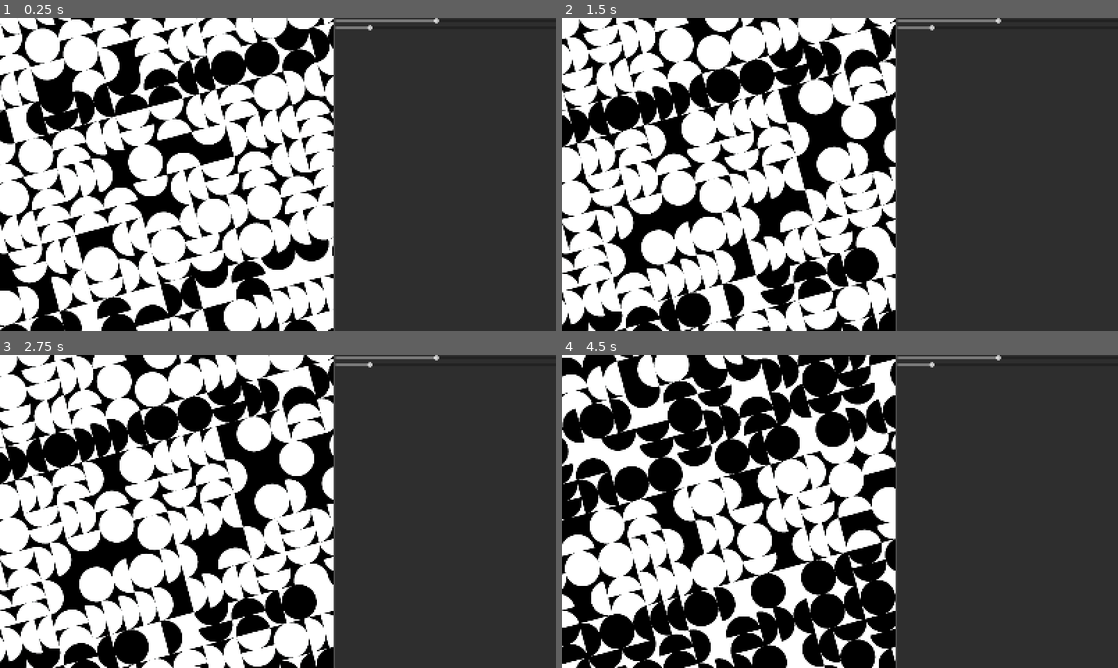
Above: before the commit, frames 1-4 (two rows, left to right).
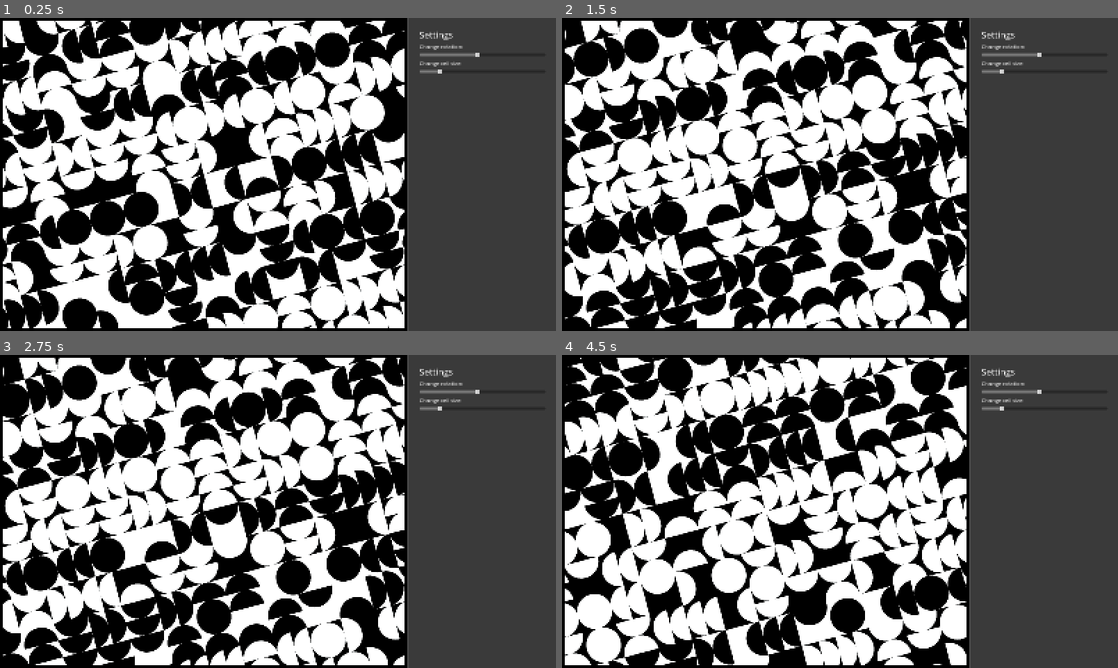
Above: after the commit, the same moments.

Repository: rio-raimundo/Sykora-painting-recreation
Game: Godot game, scene res://scenes/main-scene.tscn
Same seed, same stepped clock (60 frames per second), same inputs: the game is played once before the commit and once after it.
Inputs (mouse positions are in pixels of both pictures, inside the frame that each line leads up to):
- Up to frame 1 (0.25 s): no input
- Up to frame 2 (1.5 s): tap Enter at 0.5 s; move the mouse to (728, 174) at 0.52 s; tap P at 0.6 s; click (728, 174) at 0.67 s; tap Space at 1.25 s; move the mouse to (562, 21) at 1.27 s; tap R at 1.35 s; click (562, 21) at 1.42 s
- Up to frame 3 (2.75 s): tap Enter at 2 s; move the mouse to (11, 392) at 2.02 s; tap H at 2.1 s; click (11, 392) at 2.17 s
- Up to frame 4 (4.5 s): tap Space at 2.75, 4.25 s; move the mouse to (606, 383) at 2.77 s; tap C at 2.85 s; click (606, 383) at 2.92 s; tap Enter at 3.5 s; move the mouse to (639, 373) at 3.52 s; tap P at 3.6 s; click (639, 373) at 3.67 s; move the mouse to (673, 364) at 4.27 s; tap R at 4.35 s; click (673, 364) at 4.42 s

The runs differ from the first frame. In frame 1, 45% of the frame differs, in the area x 0-87%, y 0-100%; in frame 2, 44%; in frame 3, 44%; in frame 4, 46%.

Commit message:
Imported open sans font and customised UI sidebar

Diff:
--- a/project.godot
+++ b/project.godot
@@ -36,6 +36,10 @@
 
 project/assembly_name="MAKK-recreation"
 
+[gui]
+
+theme/custom_font="uid://gw6rcfuywk5h"
+
 [rendering]
 
 anti_aliasing/quality/msaa_2d=1
--- a/scenes/main-scene.tscn
+++ b/scenes/main-scene.tscn
@@ -1,9 +1,26 @@
-[gd_scene load_steps=4 format=3 uid="uid://df21lel0ccd5t"]
+[gd_scene load_steps=6 format=3 uid="uid://df21lel0ccd5t"]
 
 [ext_resource type="PackedScene" uid="uid://dpsrkja6epky2" path="res://scenes/grid_handler.tscn" id="1_h2w21"]
 [ext_resource type="Script" uid="uid://byv2wqs2jt0ap" path="res://scripts/main_layout.gd" id="1_prwh2"]
 
+[sub_resource type="StyleBoxFlat" id="StyleBoxFlat_prwh2"]
+bg_color = Color(0, 0, 0, 1)
+draw_center = false
+border_width_left = 8
+border_width_top = 8
+border_width_right = 8
+border_width_bottom = 8
+border_color = Color(0, 0, 0, 1)
+
 [sub_resource type="Theme" id="Theme_prwh2"]
+
+[sub_resource type="StyleBoxFlat" id="StyleBoxFlat_t2smg"]
+content_margin_left = 30.0
+content_margin_top = 30.0
+content_margin_right = 30.0
+content_margin_bottom = 100.0
+bg_color = Color(0.226707, 0.226707, 0.226707, 1)
+border_color = Color(0.252028, 0.252028, 0.252027, 1)
 
 [node name="Control" type="Control"]
 layout_mode = 3
@@ -25,6 +42,7 @@
 [node name="FrameHolder" type="PanelContainer" parent="MainLayout"]
 layout_mode = 2
 size_flags_horizontal = 3
+theme_override_styles/panel = SubResource("StyleBoxFlat_prwh2")
 
 [node name="SubViewportContainer" type="SubViewportContainer" parent="MainLayout/FrameHolder"]
 layout_mode = 2
@@ -34,7 +52,7 @@
 [node name="SubViewport" type="SubViewport" parent="MainLayout/FrameHolder/SubViewportContainer"]
 handle_input_locally = false
 physics_object_picking = true
-size = Vector2i(961, 900)
+size = Vector2i(1157, 884)
 size_2d_override_stretch = true
 render_target_update_mode = 4
 
@@ -43,18 +61,46 @@
 [node name="UIHolder" type="PanelContainer" parent="MainLayout"]
 layout_mode = 2
 size_flags_horizontal = 3
-size_flags_stretch_ratio = 0.66
+size_flags_stretch_ratio = 0.36
 
-[node name="VBoxContainer" type="VBoxContainer" parent="MainLayout/UIHolder"]
+[node name="PanelContainer" type="PanelContainer" parent="MainLayout/UIHolder"]
+layout_mode = 2
+theme_override_styles/panel = SubResource("StyleBoxFlat_t2smg")
+
+[node name="VBoxContainer" type="VBoxContainer" parent="MainLayout/UIHolder/PanelContainer"]
 layout_mode = 2
 
-[node name="RotationSlider" type="HSlider" parent="MainLayout/UIHolder/VBoxContainer"]
+[node name="TitleLabel" type="RichTextLabel" parent="MainLayout/UIHolder/PanelContainer/VBoxContainer"]
+layout_mode = 2
+theme_override_font_sizes/normal_font_size = 26
+text = "Settings"
+fit_content = true
+
+[node name="RotationContainer" type="VBoxContainer" parent="MainLayout/UIHolder/PanelContainer/VBoxContainer"]
+layout_mode = 2
+
+[node name="RotationLabel" type="RichTextLabel" parent="MainLayout/UIHolder/PanelContainer/VBoxContainer/RotationContainer"]
+layout_mode = 2
+text = "Change rotation:"
+fit_content = true
+vertical_alignment = 1
+
+[node name="RotationSlider" type="HSlider" parent="MainLayout/UIHolder/PanelContainer/VBoxContainer/RotationContainer"]
 layout_mode = 2
 min_value = -180.0
 max_value = 180.0
 value = -15.0
 
-[node name="CellSizeSlider" type="HSlider" parent="MainLayout/UIHolder/VBoxContainer"]
+[node name="CellSizeContainer" type="VBoxContainer" parent="MainLayout/UIHolder/PanelContainer/VBoxContainer"]
+layout_mode = 2
+
+[node name="CellSizeLabel" type="RichTextLabel" parent="MainLayout/UIHolder/PanelContainer/VBoxContainer/CellSizeContainer"]
+layout_mode = 2
+text = "Change cell size:"
+fit_content = true
+vertical_alignment = 1
+
+[node name="CellSizeSlider" type="HSlider" parent="MainLayout/UIHolder/PanelContainer/VBoxContainer/CellSizeContainer"]
 layout_mode = 2
 min_value = 30.0
 max_value = 500.0
@@ -62,5 +108,5 @@
 value = 100.0
 rounded = true
 
-[connection signal="value_changed" from="MainLayout/UIHolder/VBoxContainer/RotationSlider" to="MainLayout" method="_on_rotation_slider_value_changed"]
-[connection signal="value_changed" from="MainLayout/UIHolder/VBoxContainer/CellSizeSlider" to="MainLayout" method="_on_cell_size_slider_value_changed"]
+[connection signal="value_changed" from="MainLayout/UIHolder/PanelContainer/VBoxContainer/RotationContainer/RotationSlider" to="MainLayout" method="_on_rotation_slider_value_changed"]
+[connection signal="value_changed" from="MainLayout/UIHolder/PanelContainer/VBoxContainer/CellSizeContainer/CellSizeSlider" to="MainLayout" method="_on_cell_size_slider_value_changed"]
--- a/scripts/main_layout.gd
+++ b/scripts/main_layout.gd
@@ -1,8 +1,8 @@
 extends HBoxContainer
 
 # Get a reference to the UI element we need to listen to.
-@onready var rotation_slider: HSlider = $UIHolder/VBoxContainer/RotationSlider
-@onready var cell_size_slider: HSlider = $UIHolder/VBoxContainer/CellSizeSlider
+@onready var rotation_slider: HSlider = $UIHolder/PanelContainer/VBoxContainer/RotationContainer/RotationSlider
+@onready var cell_size_slider: HSlider = $UIHolder/PanelContainer/VBoxContainer/CellSizeContainer/CellSizeSlider
 
 # Get a reference to the game object we need to control.
 @onready var grid_handler: Node2D = $FrameHolder/SubViewportContainer/SubViewport/GridHandler
Binary file added: assets/fonts/open-sans/OpenSans-Italic-VariableFont_wdth,wght.ttf
Not shown, added: assets/fonts/open-sans/OpenSans-Italic-VariableFont_wdth,wght.ttf.import
Binary file added: assets/fonts/open-sans/OpenSans-VariableFont_wdth,wght.ttf
Not shown, added: assets/fonts/open-sans/OpenSans-VariableFont_wdth,wght.ttf.import
